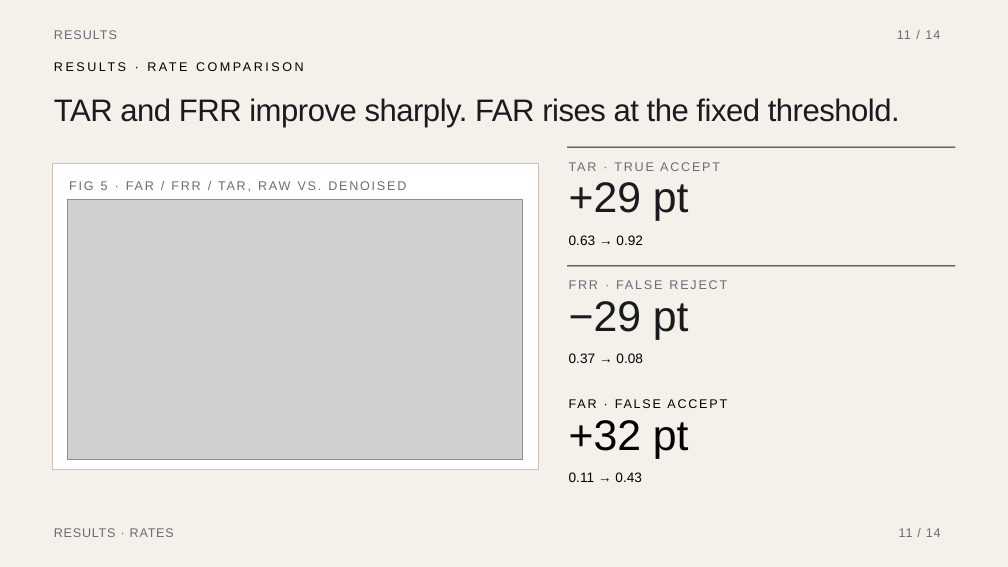
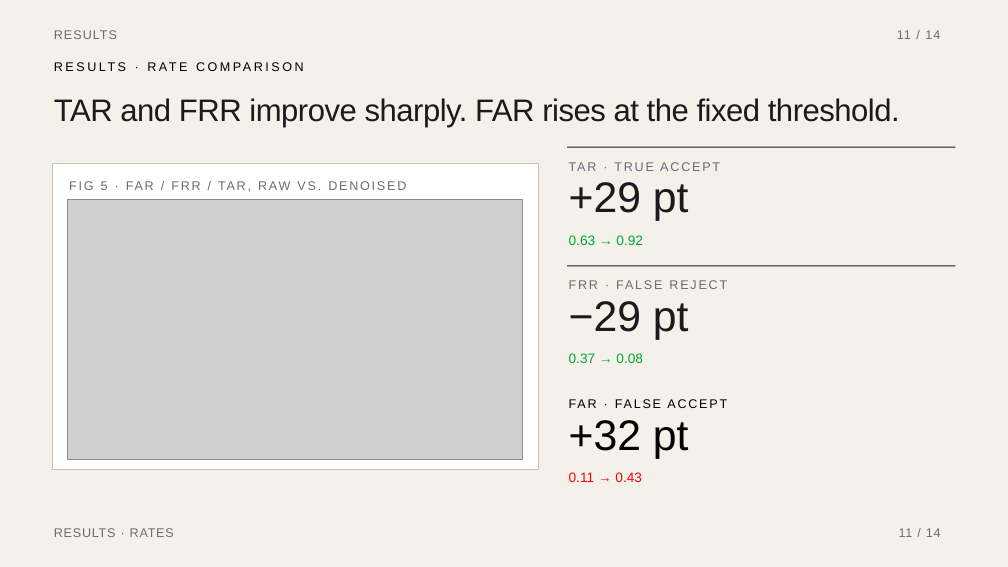
Before and after one commit to KingKutza/DR-Voice-Detect, a slide deck: slide 11 of Presentation.pptx. Drawn at 1008x567 pixels with LibreOffice and Linux fonts; fonts in the diff are those of the drawing; grey boxes stand for pictures. Boxes give left, top, right and bottom in pixels: in the first picture for what was removed or moved away, otherwise in the second. Text is boxed around its words. In the diff, an @@ line names an element or a change of style, - is before the commit and + after.

Commit message:
Final fixes to the Presentation.

```diff
--- a/Presentation.pptx
+++ b/Presentation.pptx
@@ text "0.63 → 0.92" at (569,235,643,245): text colour #000000 to #00A933 @@
@@ text "0.37 → 0.08" at (569,353,643,363): text colour #000000 to #00A933 @@
@@ text "0.11 → 0.43" at (569,472,642,482): text colour #000000 to #FF0000 @@
```
Also in this commit, not shown: 1 other slide changed, 1 other file.
